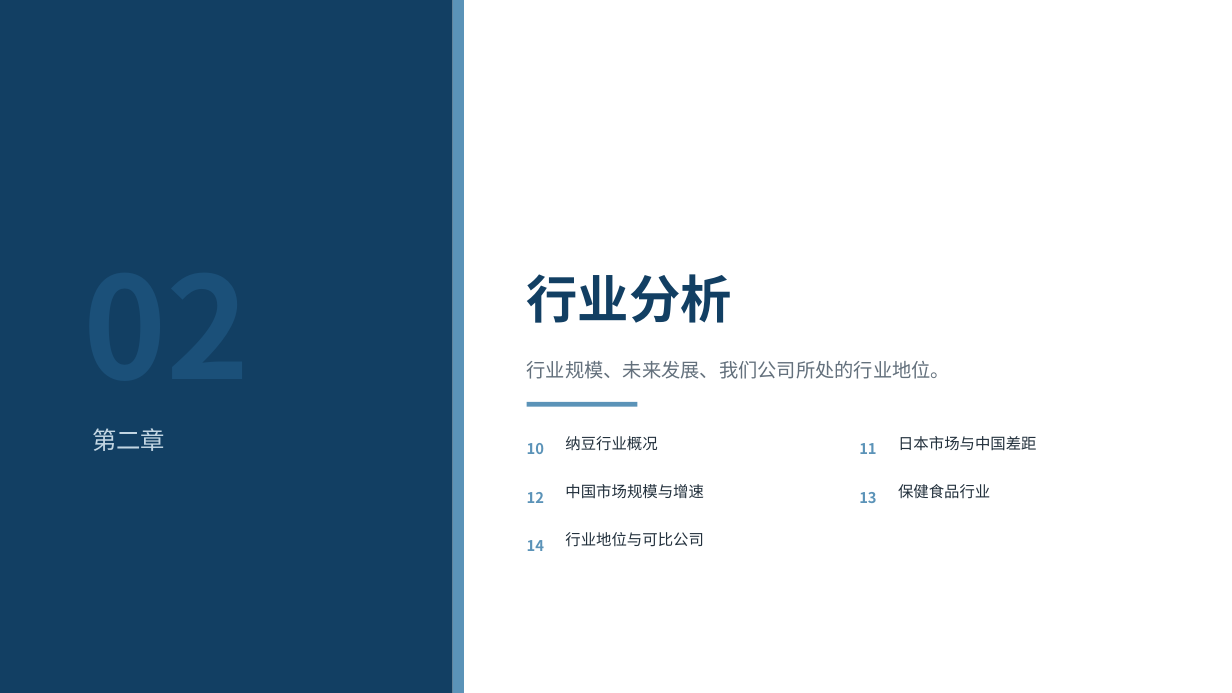
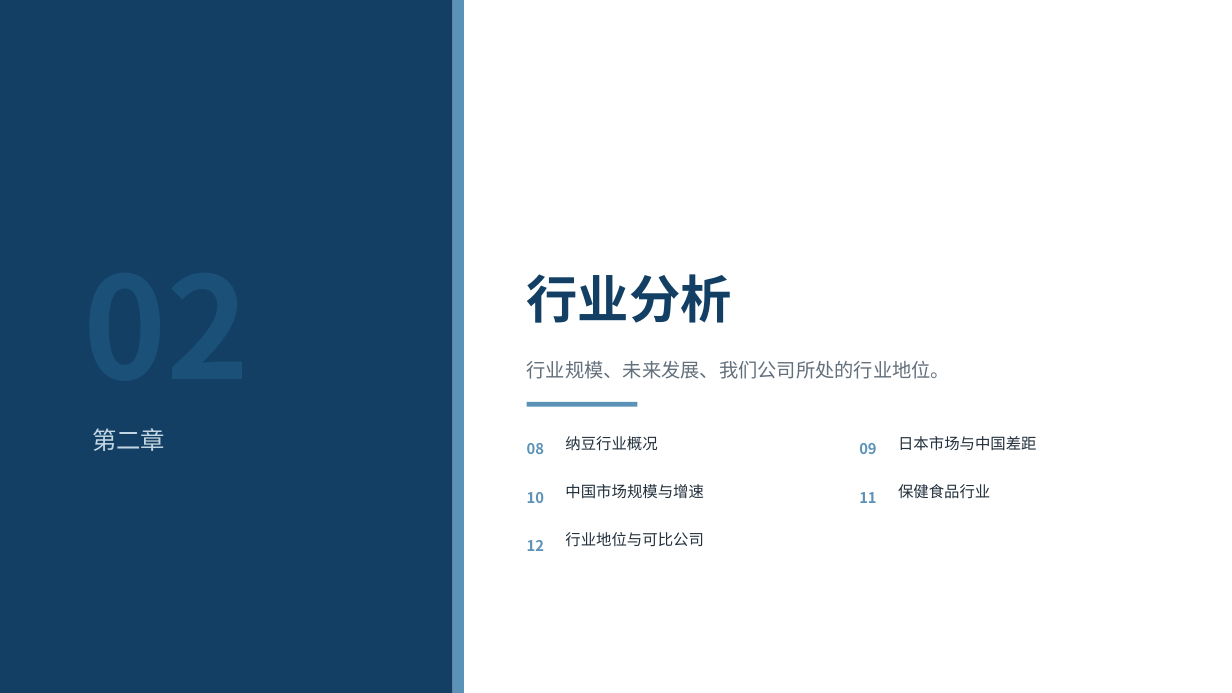
Before and after one commit to xid013-ux/JXD, a slide deck: slide 11 of output/BP框架/燕京中发融资BP框架（教学版）.pptx (slide 13 before the commit). Drawn at 1232x693 pixels with LibreOffice and Linux fonts; fonts in the diff are those of the drawing. Boxes give left, top, right and bottom in pixels: in the first picture for what was removed or moved away, otherwise in the second. Text is boxed around its words. In the diff, an @@ line names an element or a change of style, - is before the commit and + after.

```diff
--- a/output/BP框架/燕京中发融资BP框架（教学版）.pptx
+++ b/output/BP框架/燕京中发融资BP框架（教学版）.pptx
@@ text added at (527,443,544,454), 11.5 pt, text #5B93B8, bold @@
+08
@@ text added at (859,443,876,454), 11.5 pt, text #5B93B8, bold @@
+09
@@ text removed at (859,492,876,503) @@
-13
@@ 3 texts: place and size @@
-3 texts at (527,443,876,503)
+3 texts at (527,492,876,551)
@@ text removed at (527,540,544,551) @@
-14
```
Also in this commit, not shown: 27 other slides changed, 4 slides removed, 5 other files.
